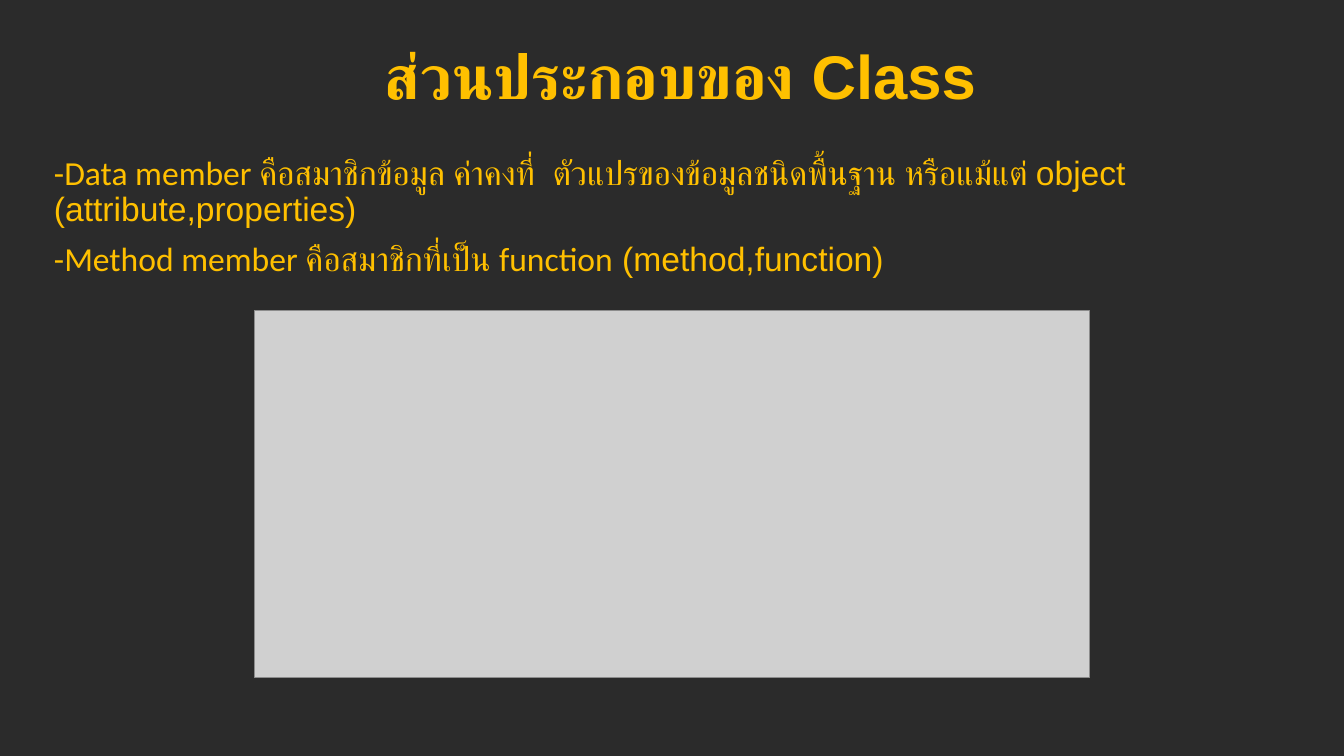
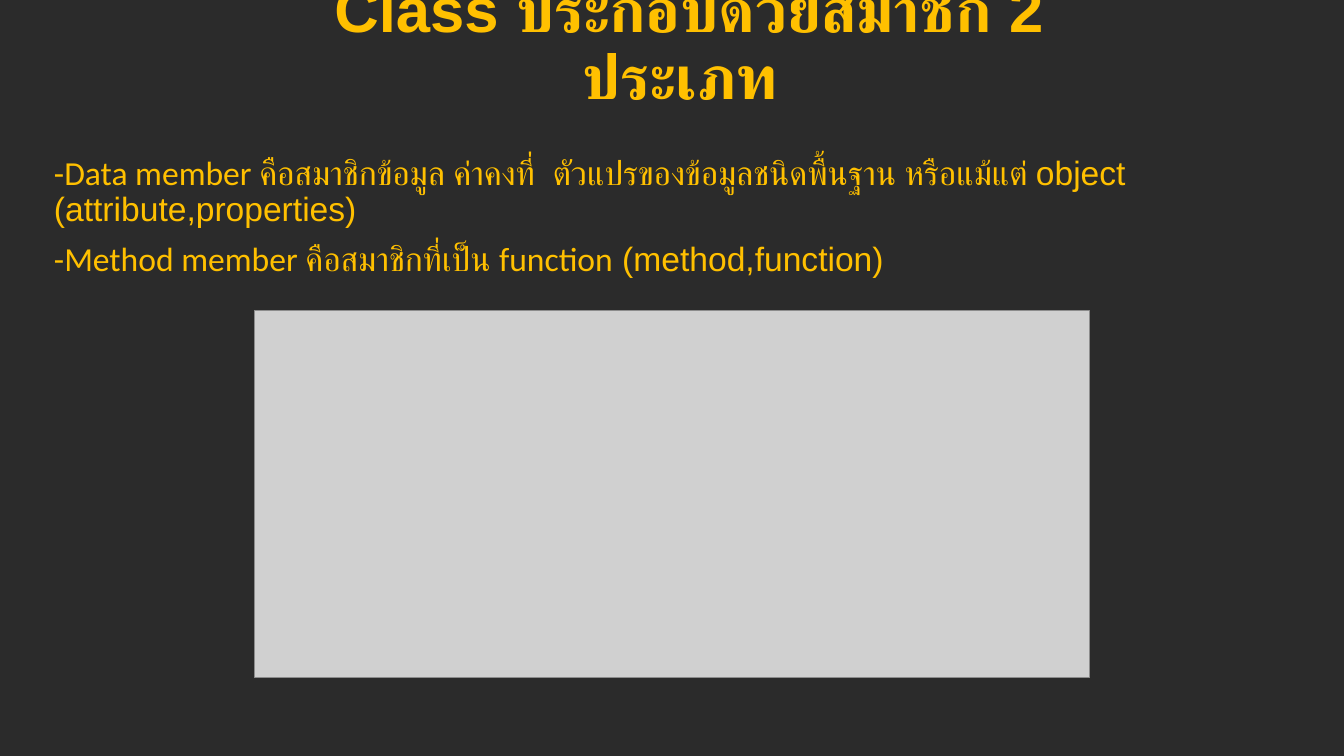
Before and after one commit to wk229/pl, a slide deck: slide 4 of Class in Dart.pptx. Drawn at 1344x756 pixels with LibreOffice and Linux fonts; fonts in the diff are those of the drawing; grey boxes stand for pictures; background and template pictures are left out; a plain dark background stands for a picture behind light text. Boxes give left, top, right and bottom in pixels: in the first picture for what was removed or moved away, otherwise in the second. Text is boxed around its words. In the diff, an @@ line names an element or a change of style, - is before the commit and + after.

```diff
--- a/Class in Dart.pptx
+++ b/Class in Dart.pptx
@@ title at [334, 0, 1043, 100]: text changed @@
-ส่วนประกอบของ Class
+Class ประกอบด้วยสมาชิก 2 ประเภท
```
